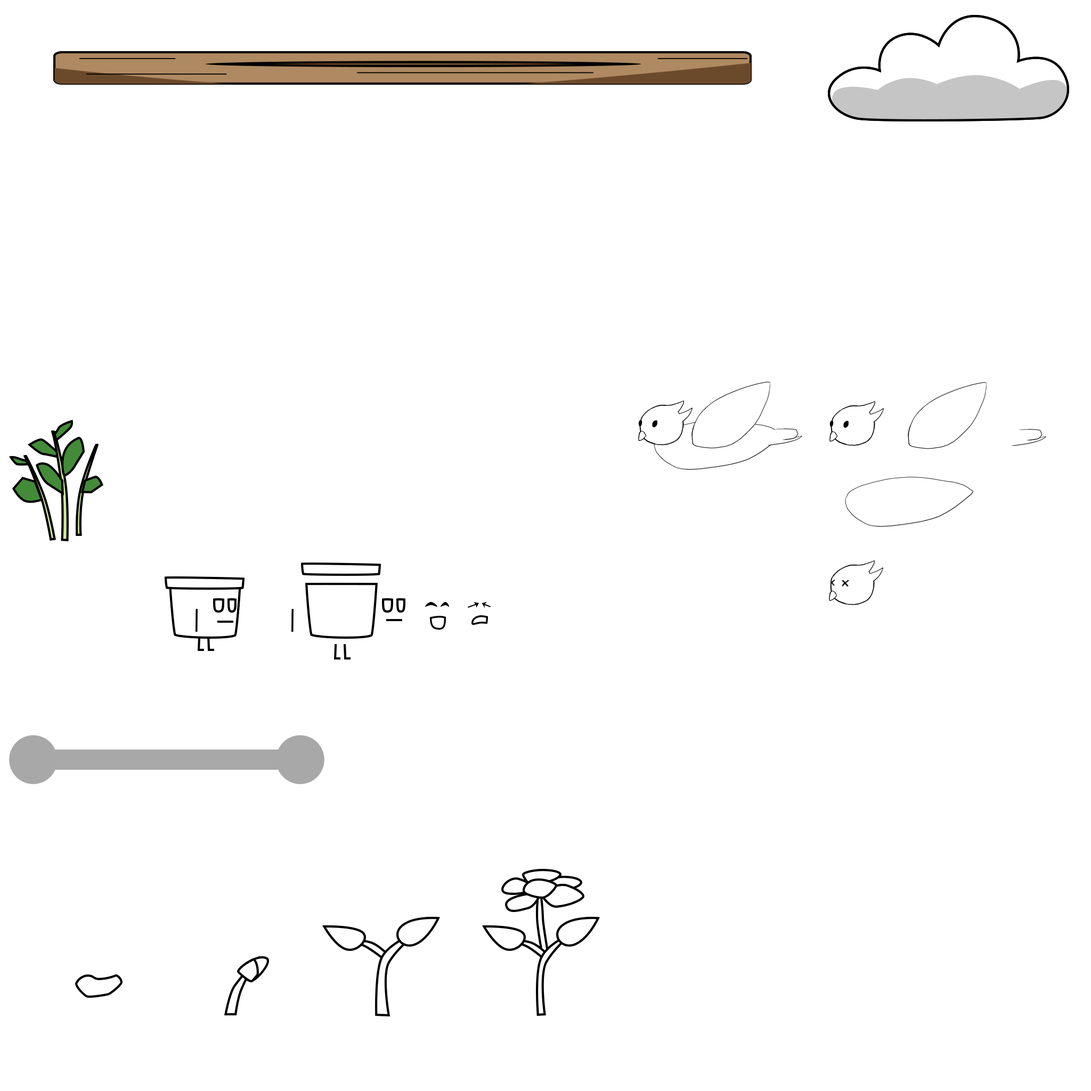
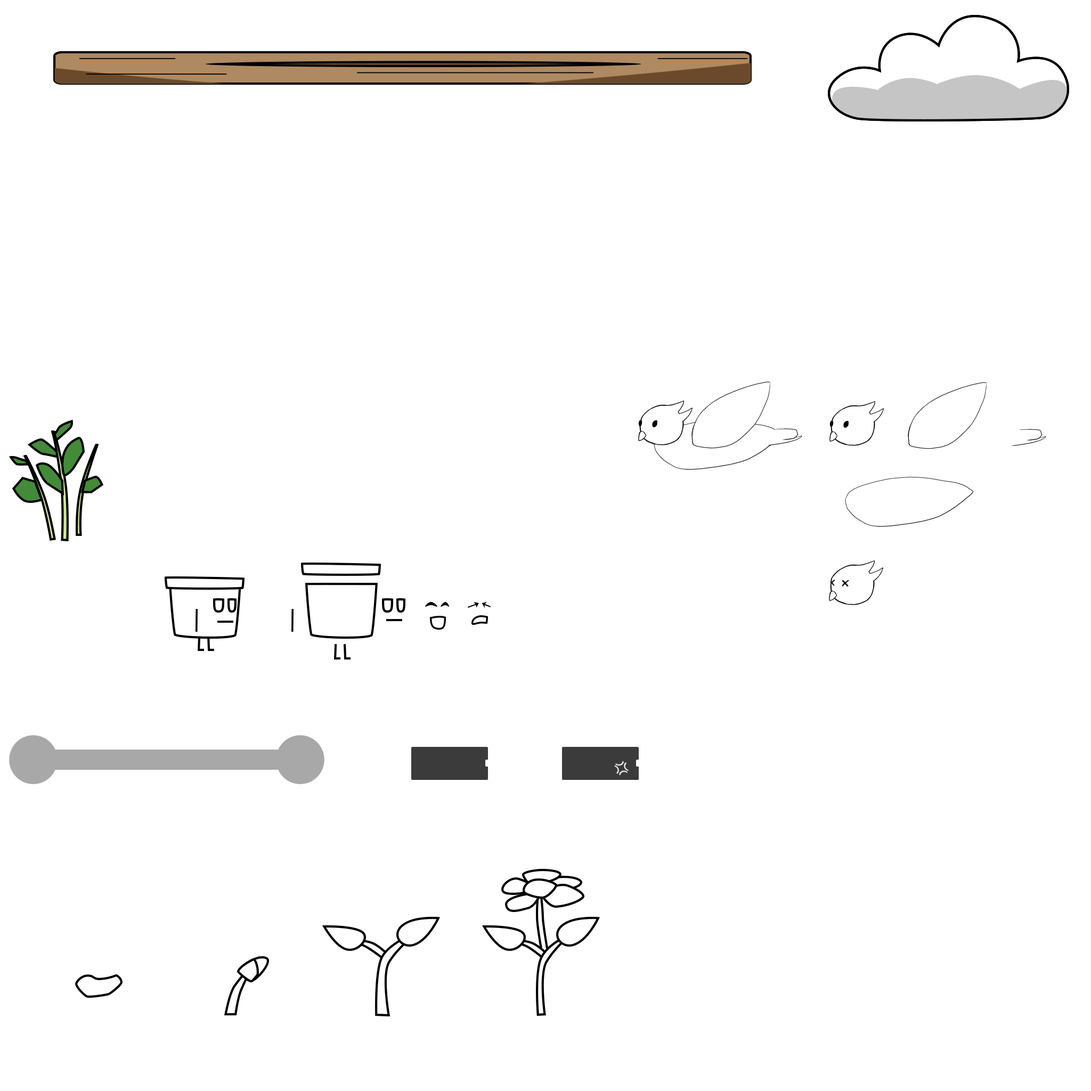
Comparing the layer stacks of the two 1091 × 1091 images. Changes:
added group "UI" with 57 layers above "Bird" over [411, 747, 640, 781]
added group "Phone" with 11 layers in group "UI" over [411, 747, 489, 781]
added layer "Notch" (1st of 2, in "UI" › "Phone") in group "Phone" over [485, 759, 487, 767]
added layer "Rounded Rectangle 2" (1st of 2, in "UI" › "Phone") in group "Phone" over [411, 747, 489, 781]
added group "Group 5 copy" with 4 layers in group "Phone" over [411, 747, 489, 781]
added layer "Rounded Rectangle 1" (1st of 2, in "UI" › "Phone") in group "Phone" over [411, 747, 489, 781]
added group "Phone tap" with 8 layers in group "UI" over [562, 747, 640, 781]
added layer "Shape 35 copy 4" in group "Phone tap" over [614, 765, 620, 775]
added layer "Shape 35 copy 3" in group "Phone tap" over [618, 770, 629, 776]
added layer "Shape 35 copy 2" in group "Phone tap" over [615, 761, 625, 767]
added layer "Shape 35 copy" in group "Phone tap" over [623, 762, 629, 773]
added layer "Notch" (2nd of 2, in "UI" › "Phone tap") in group "Phone tap" over [636, 759, 638, 767]
added layer "Rounded Rectangle 2" (2nd of 2, in "UI" › "Phone tap") in group "Phone tap" over [562, 747, 640, 781]
added layer "Rounded Rectangle 1" (2nd of 2, in "UI" › "Phone tap") in group "Phone tap" over [562, 747, 640, 781]
moved "ProgressBar" into group "UI" over [411, 747, 601, 781]
